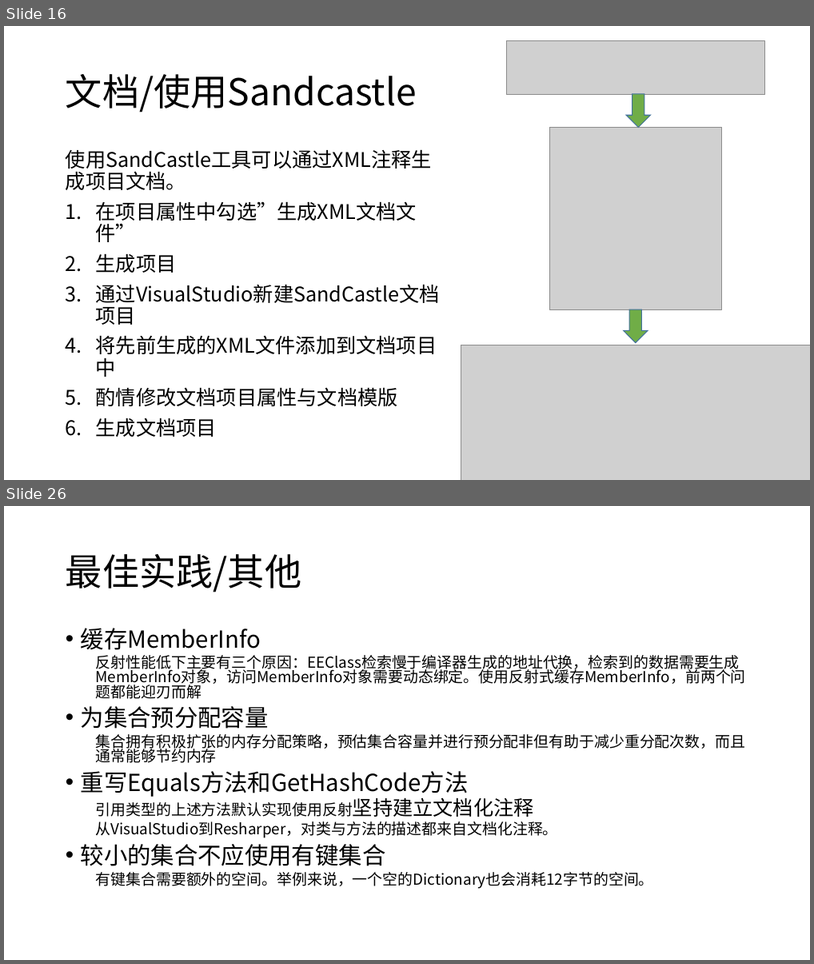
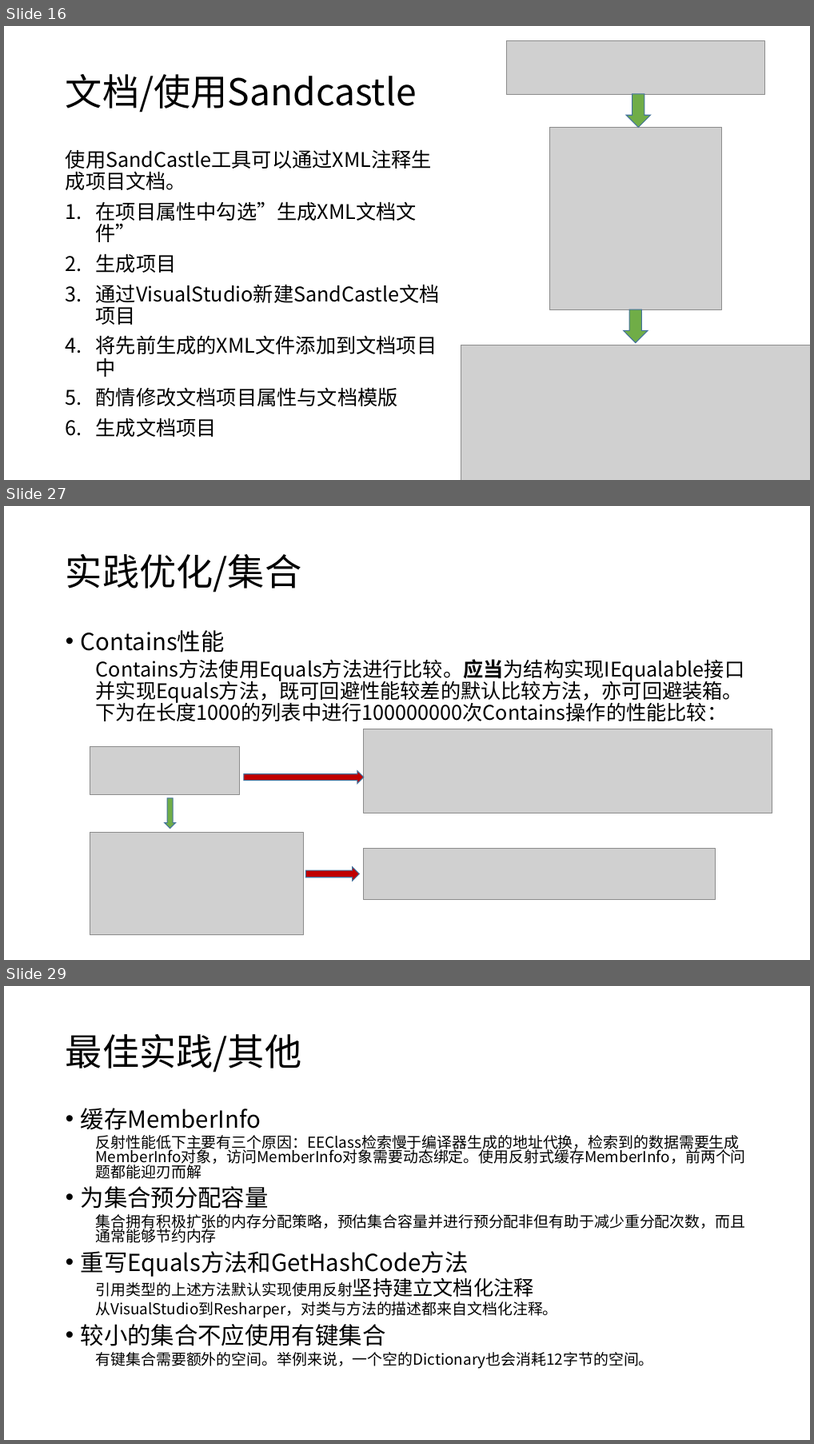
Before and after one commit to snakealpha/DotNetSession, a slide deck: pptx.pptx.pptx. Shown one above the other, each under a label of ours: slides 16 and 26 before the commit, slides 16, 27 and 29 after it; the slides between them are not shown. The pictures are 814x964 and 814x1444 pixels, drawn with LibreOffice and Linux fonts; fonts in the diff are those of the drawing; grey boxes stand for pictures. Boxes give left, top, right and bottom in pixels: in the first picture for what was removed or moved away, otherwise in the second. Text is boxed around its words. In the diff, an @@ line names an element or a change of style, - is before the commit and + after.

```diff
--- a/pptx.pptx.pptx
+++ b/pptx.pptx.pptx
@@ slide 27 added at (4, 506, 810, 960), background #FFFFFF @@
@@ title added at (66, 554, 302, 592), 44 pt, text #000000 @@
+实践优化/集合
@@ text added at (81, 630, 746, 721), 24 pt, text #000000 @@
+• Contains性能
+  Contains方法使用Equals方法进行比较。应当为结构实现IEqualable接口并实现Equals方法，既可回避性能较差的默认比较方法，亦可回避装箱。下为在长度1000的列表中进行100000000次Contains操作的性能比较：
@@ picture added at (364, 728, 773, 813) @@
@@ picture added at (90, 747, 240, 795) @@
@@ right arrow added at (244, 771, 364, 784), fill #C00000, outline #43739E 1 pt @@
@@ down arrow added at (165, 798, 176, 828), fill #70AD47, outline #43739E 1 pt @@
@@ picture added at (90, 832, 303, 935) @@
@@ picture added at (364, 848, 715, 900) @@
@@ right arrow added at (306, 867, 360, 880), fill #C00000, outline #43739E 1 pt @@
@@ what was slide 26 is now slide 29 @@
```
Also in this commit, not shown: 8 slides changed, 3 other slides added, 1 slide removed.
